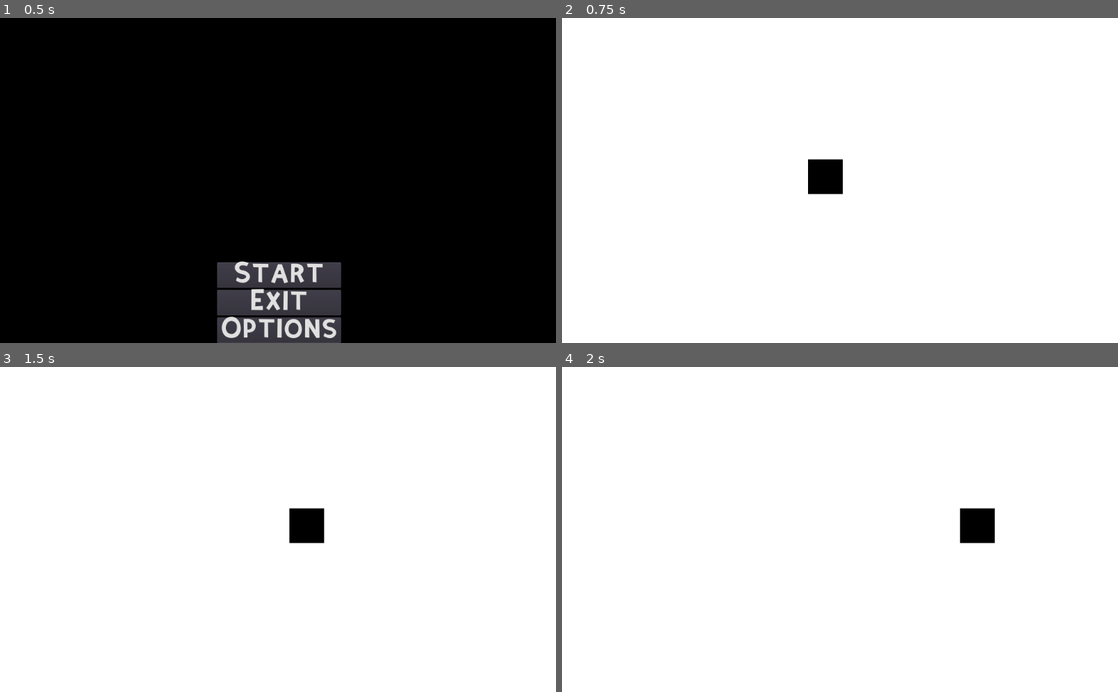
Above: before the commit, frames 1-4 (two rows, left to right).
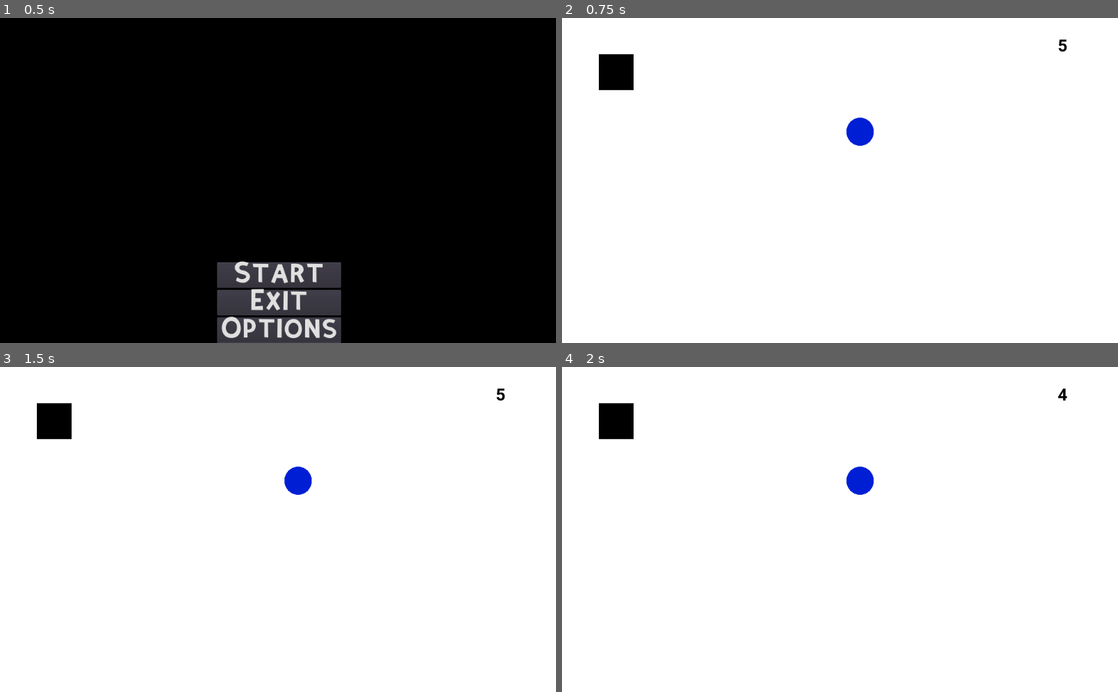
Above: after the commit, the same moments.

Repository: scamipia/SalvandoLasPapas
Game: Godot game, scene res://src/Main.tscn
Same seed, same stepped clock (60 frames per second), same inputs: the game is played once before the commit and once after it.
Inputs:
- Up to frame 1 (0.5 s): no input
- Up to frame 2 (0.75 s): click "Start" at 0.5 s
- Up to frame 3 (1.5 s): tap Enter at 1.25 s; hold Right (move_right) from 1.28 s (still down)
- Up to frame 4 (2 s): keep holding Right (move_right)

Frame 1 is identical in both runs. In frame 2, 1.8% of the frame differs, in the area x 6-91%, y 6-55%; in frame 3, 1.8%; in frame 4, 1.8%.

Commit message:
ft defeat

Diff:
--- /dev/null
+++ b/RemainingTime.gd
@@ -0,0 +1,16 @@
+extends Label
+
+
+# Declare member variables here. Examples:
+# var a = 2
+# var b = "text"
+
+
+# Called when the node enters the scene tree for the first time.
+func _ready():
+	pass # Replace with function body.
+
+
+# Called every frame. 'delta' is the elapsed time since the previous frame.
+#func _process(delta):
+#	pass
--- a/src/Level.gd
+++ b/src/Level.gd
@@ -1,11 +1,25 @@
 extends Node
 
-
+onready var gui = $CanvasLayer/GUI
+onready var defeat_menu = $CanvasLayer/DefeatMenu
+onready var remaining_time = $RemainingTime
 # Declare member variables here. Examples:
 # var a = 2
 # var b = "text"
 
+func _ready():
+	remaining_time.start()
 
-# Called when the node enters the scene tree for the first time.
-func _ready():
-	pass # Replace with function body.
+func _on_RemainingTime_timeout():
+	gui.update_score(1)
+
+func game_over():
+	remaining_time.stop()
+	defeat_menu.show()
+	get_tree().paused = true
+
+func _on_DefeatMenu_restart_requested():
+	gui.restart()
+	remaining_time.start()
+	defeat_menu.hide()
+	get_tree().paused = false
--- a/src/Level.tscn
+++ b/src/Level.tscn
@@ -1,9 +1,12 @@
-[gd_scene load_steps=5 format=2]
+[gd_scene load_steps=8 format=2]
 
 [ext_resource path="res://assets/background.png" type="Texture" id=1]
 [ext_resource path="res://src/Level.gd" type="Script" id=2]
 [ext_resource path="res://src/entities/Player.tscn" type="PackedScene" id=3]
 [ext_resource path="res://src/ui/PauseMenu.tscn" type="PackedScene" id=4]
+[ext_resource path="res://src/ui/GUI.tscn" type="PackedScene" id=5]
+[ext_resource path="res://src/ui/DefeatMenu.tscn" type="PackedScene" id=6]
+[ext_resource path="res://src/entities/Task.tscn" type="PackedScene" id=7]
 
 [node name="Level" type="Node"]
 script = ExtResource( 2 )
@@ -14,9 +17,27 @@
 texture = ExtResource( 1 )
 expand = true
 
+[node name="Task" parent="." instance=ExtResource( 7 )]
+position = Vector2( 549, 210 )
+scale = Vector2( 0.982636, 1.01244 )
+
 [node name="Player" parent="." instance=ExtResource( 3 )]
-position = Vector2( 24, 16 )
+position = Vector2( 100, 100 )
+scale = Vector2( 0.991978, 1.01791 )
 
 [node name="CanvasLayer" type="CanvasLayer" parent="."]
 
 [node name="PauseMenu" parent="CanvasLayer" instance=ExtResource( 4 )]
+visible = false
+
+[node name="GUI" parent="CanvasLayer" instance=ExtResource( 5 )]
+
+[node name="DefeatMenu" parent="CanvasLayer" instance=ExtResource( 6 )]
+pause_mode = 2
+visible = false
+
+[node name="RemainingTime" type="Timer" parent="."]
+
+[connection signal="timeout" from="CanvasLayer/GUI" to="." method="game_over"]
+[connection signal="restart_requested" from="CanvasLayer/DefeatMenu" to="." method="_on_DefeatMenu_restart_requested"]
+[connection signal="timeout" from="RemainingTime" to="." method="_on_RemainingTime_timeout"]
--- a/src/entities/Player.tscn
+++ b/src/entities/Player.tscn
@@ -1,11 +1,18 @@
-[gd_scene load_steps=3 format=2]
+[gd_scene load_steps=4 format=2]
 
 [ext_resource path="res://assets/player.png" type="Texture" id=1]
 [ext_resource path="res://src/entities/Player.gd" type="Script" id=2]
 
+[sub_resource type="CapsuleShape2D" id=1]
+radius = 20.0
+
 [node name="Player" type="KinematicBody2D"]
+motion/sync_to_physics = true
 script = ExtResource( 2 )
 
 [node name="Sprite" type="Sprite" parent="."]
-position = Vector2( 461, 277 )
 texture = ExtResource( 1 )
+
+[node name="CollisionShape2D" type="CollisionShape2D" parent="."]
+scale = Vector2( 1.64, 1 )
+shape = SubResource( 1 )
--- /dev/null
+++ b/src/entities/Task.tscn
@@ -0,0 +1,17 @@
+[gd_scene load_steps=3 format=2]
+
+[ext_resource path="res://assets/task.png" type="Texture" id=1]
+
+[sub_resource type="CircleShape2D" id=1]
+
+[node name="Task" type="StaticBody2D"]
+constant_linear_velocity = Vector2( 100, 100 )
+
+[node name="CollisionShape2D" type="CollisionShape2D" parent="."]
+rotation = -3.14159
+scale = Vector2( 2.1877, 2.49767 )
+shape = SubResource( 1 )
+
+[node name="Sprite" type="Sprite" parent="."]
+scale = Vector2( 0.1, 0.1 )
+texture = ExtResource( 1 )
--- /dev/null
+++ b/src/ui/DefeatMenu.gd
@@ -0,0 +1,16 @@
+extends Control
+
+signal restart_requested
+
+func _ready():
+	hide()
+
+func _on_RestartButton_pressed():
+	emit_signal("restart_requested") # Replace with function body.
+
+
+func _on_BackToMenu_pressed():
+	get_tree().set_pause(false)
+	var new_scene = load("res://src/Main.tscn")
+	get_tree().change_scene_to(new_scene)
+	queue_free() # Replace with function body.
--- /dev/null
+++ b/src/ui/DefeatMenu.tscn
@@ -0,0 +1,63 @@
+[gd_scene load_steps=3 format=2]
+
+[ext_resource path="res://src/ui/DefeatMenu.gd" type="Script" id=1]
+
+[sub_resource type="StyleBoxFlat" id=1]
+bg_color = Color( 0.113725, 0.117647, 0.0980392, 1 )
+corner_radius_top_left = 50
+corner_radius_top_right = 50
+corner_radius_bottom_right = 50
+corner_radius_bottom_left = 50
+
+[node name="DefeatMenu" type="Control"]
+anchor_right = 1.0
+anchor_bottom = 1.0
+script = ExtResource( 1 )
+
+[node name="ColorRect" type="ColorRect" parent="."]
+modulate = Color( 0.886275, 0.356863, 0.356863, 0.141176 )
+anchor_right = 1.0
+anchor_bottom = 1.0
+color = Color( 0.521569, 0.180392, 0.180392, 1 )
+
+[node name="Panel" type="Panel" parent="."]
+anchor_right = 1.0
+anchor_bottom = 1.0
+margin_left = 175.0
+margin_top = 100.0
+margin_right = -175.0
+margin_bottom = -100.0
+custom_styles/panel = SubResource( 1 )
+
+[node name="Label" type="Label" parent="Panel"]
+anchor_right = 1.0
+margin_bottom = 90.0
+text = "Perdiste"
+align = 1
+valign = 1
+
+[node name="RestartButton" type="Button" parent="Panel"]
+anchor_left = 0.5
+anchor_top = 0.5
+anchor_right = 0.5
+anchor_bottom = 0.5
+margin_left = -31.0
+margin_top = 8.0
+margin_right = 33.0
+margin_bottom = 28.0
+text = "Restart"
+icon_align = 1
+
+[node name="BackToMenu" type="Button" parent="Panel"]
+anchor_left = 0.5
+anchor_top = 0.5
+anchor_right = 0.5
+anchor_bottom = 0.5
+margin_left = -48.0
+margin_top = 55.0
+margin_right = 52.0
+margin_bottom = 75.0
+text = "Back to menu"
+
+[connection signal="pressed" from="Panel/RestartButton" to="." method="_on_RestartButton_pressed"]
+[connection signal="pressed" from="Panel/BackToMenu" to="." method="_on_BackToMenu_pressed"]
--- /dev/null
+++ b/src/ui/GUI.gd
@@ -0,0 +1,19 @@
+extends Control
+signal timeout
+
+onready var remaining_time_label = $RemainingTime
+var default_time = 5
+var remaining_time = 5
+
+func _ready():
+	restart()
+
+func restart():
+	remaining_time = default_time
+	remaining_time_label.text = str(remaining_time)
+
+func update_score(score):
+	remaining_time -= score
+	remaining_time_label.text = str(remaining_time)
+	if(remaining_time == 0):
+		emit_signal("timeout")
--- /dev/null
+++ b/src/ui/GUI.tscn
@@ -0,0 +1,22 @@
+[gd_scene load_steps=4 format=2]
+
+[ext_resource path="res://assets/fonts/Roboto-Bold.ttf" type="DynamicFontData" id=1]
+[ext_resource path="res://src/ui/GUI.gd" type="Script" id=2]
+
+[sub_resource type="DynamicFont" id=1]
+size = 31
+font_data = ExtResource( 1 )
+
+[node name="GUI" type="Control"]
+anchor_right = 1.0
+anchor_bottom = 1.0
+script = ExtResource( 2 )
+
+[node name="RemainingTime" type="Label" parent="."]
+margin_left = 821.0
+margin_right = 1024.0
+margin_bottom = 103.0
+custom_colors/font_color = Color( 0.0117647, 0, 0, 1 )
+custom_fonts/font = SubResource( 1 )
+align = 1
+valign = 1
Binary file added: assets/completed_task.png
Not shown, added: assets/completed_task.png.import
Binary file added: assets/fonts/Roboto-Bold.ttf
Binary file added: assets/task.png
Not shown, added: assets/task.png.import
